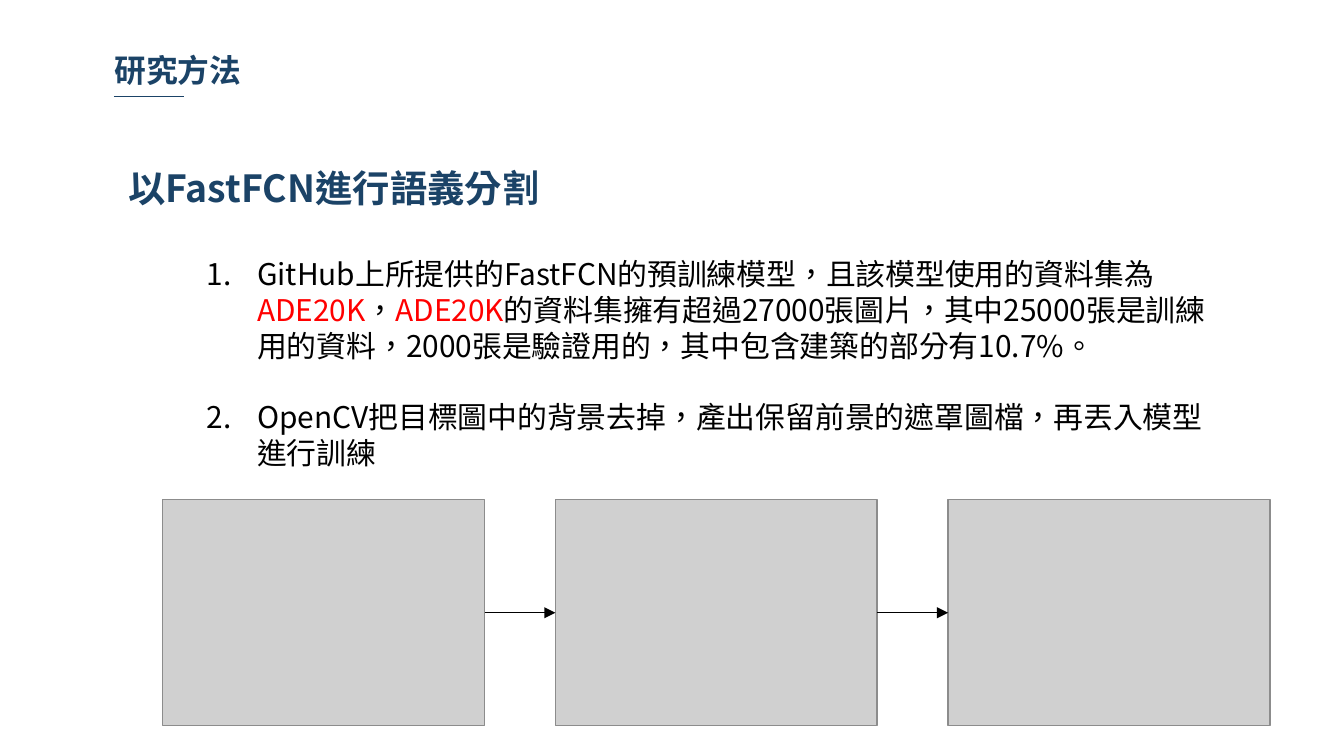
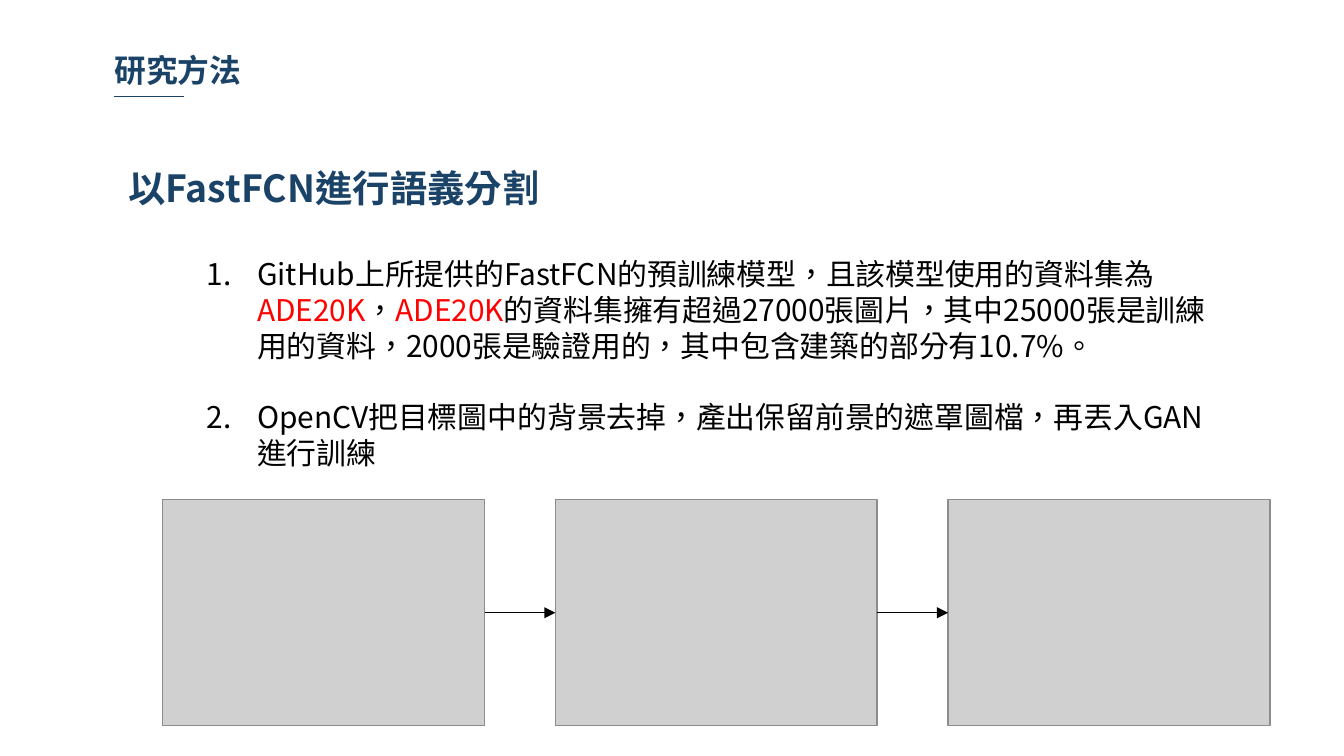
Before and after one commit to 10994015/paper, a slide deck: slide 35 of 論文/論文寫作期末報告.pptx (slide 34 before the commit). Drawn at 1344x756 pixels with LibreOffice and Linux fonts; fonts in the diff are those of the drawing; grey boxes stand for pictures; background and template pictures are left out. Boxes give left, top, right and bottom in pixels: in the first picture for what was removed or moved away, otherwise in the second. Text is boxed around its words. In the diff, an @@ line names an element or a change of style, - is before the commit and + after.

```diff
--- a/論文/論文寫作期末報告.pptx
+++ b/論文/論文寫作期末報告.pptx
@@ text at [257, 403, 1203, 435]: text changed @@
-2. OpenCV把目標圖中的背景去掉，產出保留前景的遮罩圖檔，再丟入模型進行訓練
+2. OpenCV把目標圖中的背景去掉，產出保留前景的遮罩圖檔，再丟入GAN進行訓練
```
Also in this commit, not shown: 7 other slides changed, 1 slide added.
